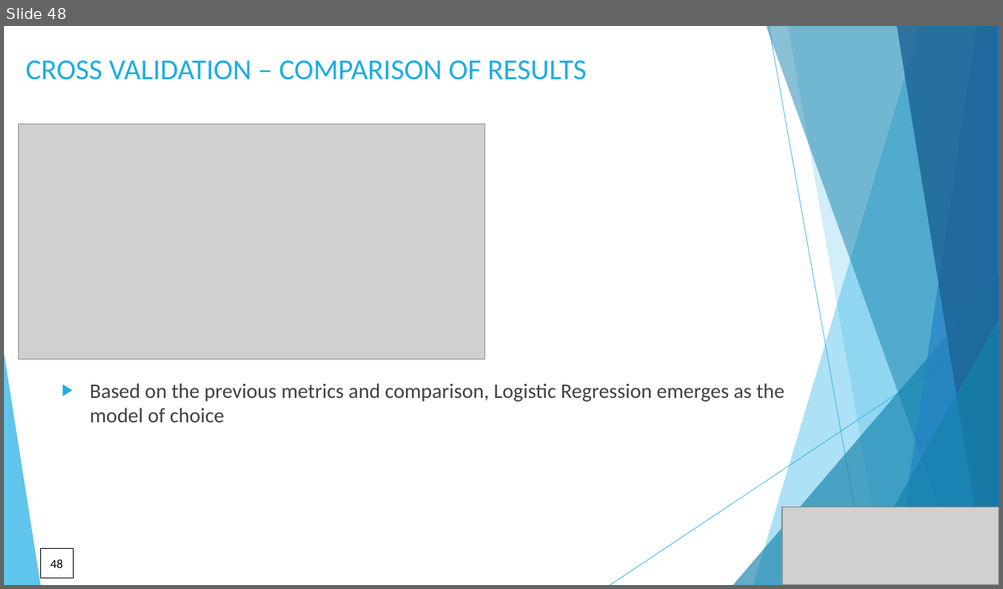
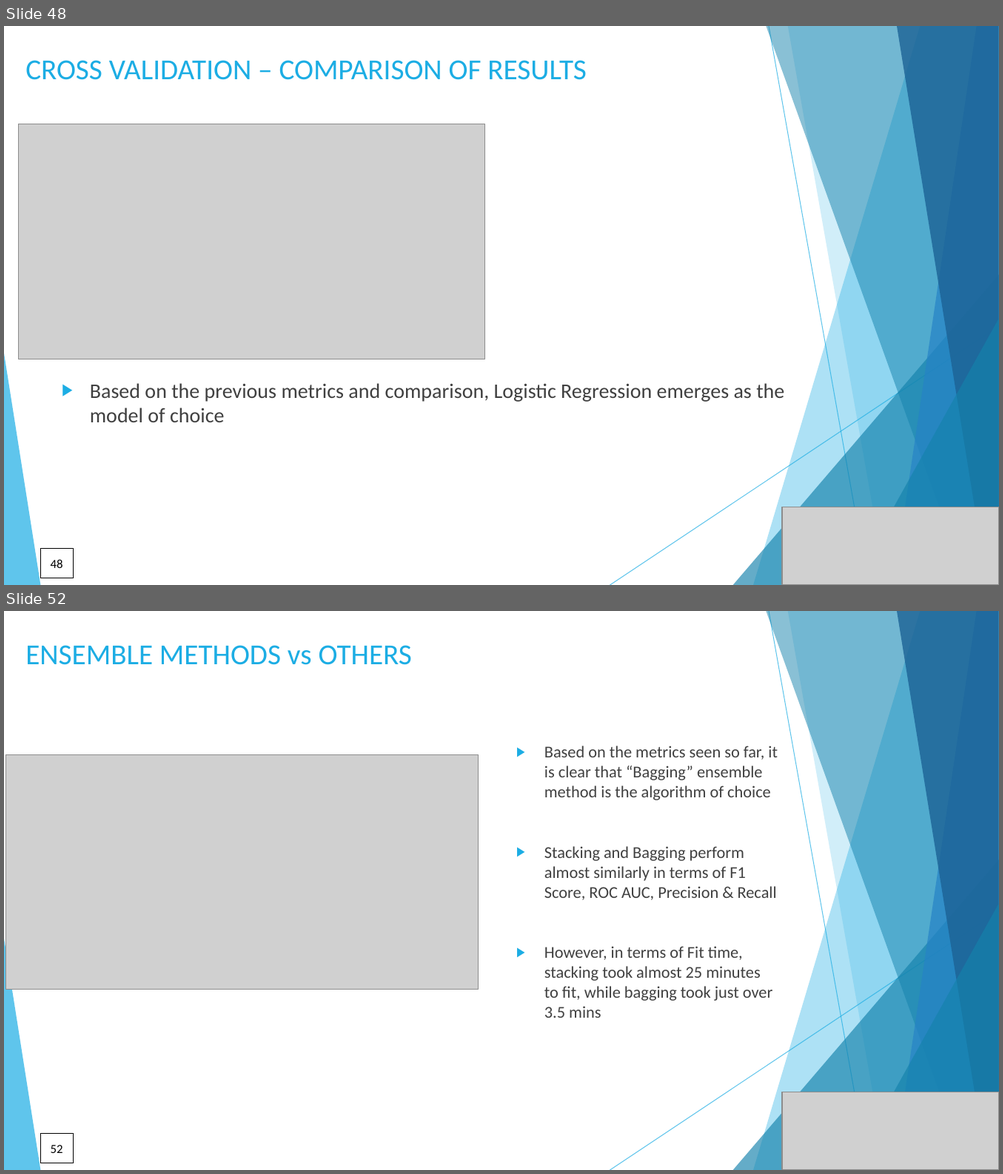
Before and after one commit to DataKnightsAI/Text-Classification-for-News-Summaries, a slide deck: presentation/CSML-1010-Group 20-project milestone 2.pptx. Shown one above the other, each under a label of ours: slide 48 before the commit, slides 48 and 52 after it; the slides between them are not shown. The pictures are 1003x589 and 1003x1174 pixels, drawn with LibreOffice and Linux fonts; fonts in the diff are those of the drawing; grey boxes stand for pictures. Boxes give left, top, right and bottom in pixels: in the first picture for what was removed or moved away, otherwise in the second. Text is boxed around its words. In the diff, an @@ line names an element or a change of style, - is before the commit and + after.

```diff
--- a/presentation/CSML-1010-Group 20-project milestone 2.pptx
+++ b/presentation/CSML-1010-Group 20-project milestone 2.pptx
@@ slide 52 added at (x1=4, y1=611, x2=999, y2=1170), background #FFFFFF; not listed: 10 template elements that a slide beside it also shows @@
@@ text added at (x1=25, y1=645, x2=412, y2=665), 28 pt, text #1CADE4 @@
+ENSEMBLE METHODS vs OTHERS
@@ picture added at (x1=5, y1=755, x2=478, y2=990) @@
@@ text added at (x1=544, y1=746, x2=777, y2=1018), 16 pt, text #404040 @@
+▶ Based on the metrics seen so far, it is clear that “Bagging” ensemble method is the algorithm of choice
+▶ Stacking and Bagging perform almost similarly in terms of F1 Score, ROC AUC, Precision & Recall
+▶ However, in terms of Fit time, stacking took almost 25 minutes to fit, while bagging took just over 3.5 mins
@@ picture added at (x1=782, y1=1092, x2=999, y2=1170) @@
@@ page number added at (x1=40, y1=1134, x2=73, y2=1164), outline #000000 0.75 pt, 12 pt, text #000000 @@
+52
```
Also in this commit, not shown: 34 slides changed, 1 other file.
